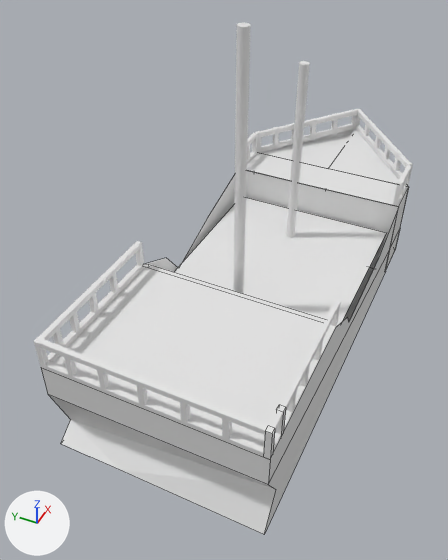
One commit to the Blender file Assets/Blender Models/wip-pirate-ship.blend: the scene before it, then after it.
The view is the same before and after, from a 50 mm lens placed at (-9.95, -3.86, 8.39), pointed at (-1.25, 0.37, 0.62). Arrows for +X, +Y and +Z are at lower left; the lights stay in place. Mesh edges are drawn as thin lines on the coarser meshes.

In view in the first picture: 'Bottom Rail', 'Bottom Rail.001', 'Bottom Rail.002', 'Front Mast', 'Rear Mast', 'Stern', 'Top Rail', 'Top Rail.001', 'Top Rail.002'.
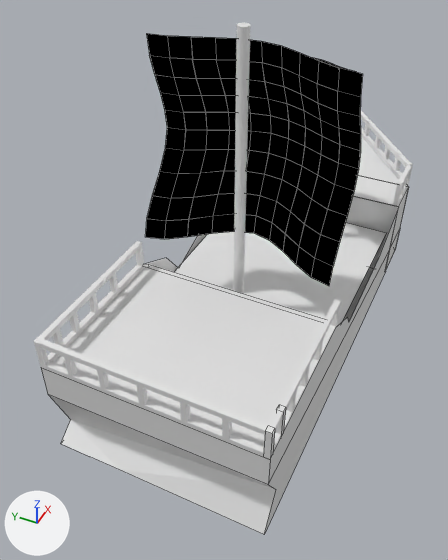
Commit message: wip pirate ship - add floating sails

Where the change shows, as pixel boxes [x1, y1, x2, y2] in the pictures (448 x 560 px):
'Cube', added (black): after [145, 33, 363, 286]
'Cube.001', added: after [314, 58, 356, 72]
'Front Mast', unchanged, covered by the edit: before [286, 61, 310, 237]

Edits to the bpy script that builds the scene:
```text
Add mat_pirateship_black:
    mat_pirateship_black = principled_material('PirateShip-Black')
    mat_pirateship_black.base_color = (0.0, 0.0, 0.0)  # black #000000
    mat_pirateship_black.specular_ior_level = 0.0
Add me_cube_028:
    me_cube_028.from_pydata(...)  # 602 vertices, 600 faces; spans x -571.0..300.0, y -1.0..1.0, z -1.0..1.0
    me_cube_028.polygons.foreach_set('use_smooth', [True] * 600)
    me_cube_028.materials.append(mat_pirateship_black)  # black #000000
Add me_cube_027:
    me_cube_027.from_pydata(...)  # 602 vertices, 600 faces; spans x -571.0..300.0, y -1.0..1.0, z -1.0..1.0
    me_cube_027.polygons.foreach_set('use_smooth', [True] * 600)
    me_cube_027.materials.append(mat_pirateship_black)  # black #000000
Add ob_cube_001:
    ob_cube_001 = bpy.data.objects.new('Cube.001', me_cube_028)
    ob_cube_001.location = (1.91, -0.05, 3.11)
    ob_cube_001.scale = (0.001, 1.0, 1.0)
Add ob_cube:
    ob_cube = bpy.data.objects.new('Cube', me_cube_027)
    ob_cube.location = (-0.85, -0.08, 3.43)
    ob_cube.scale = (0.0018, 1.8, 1.8)
```
